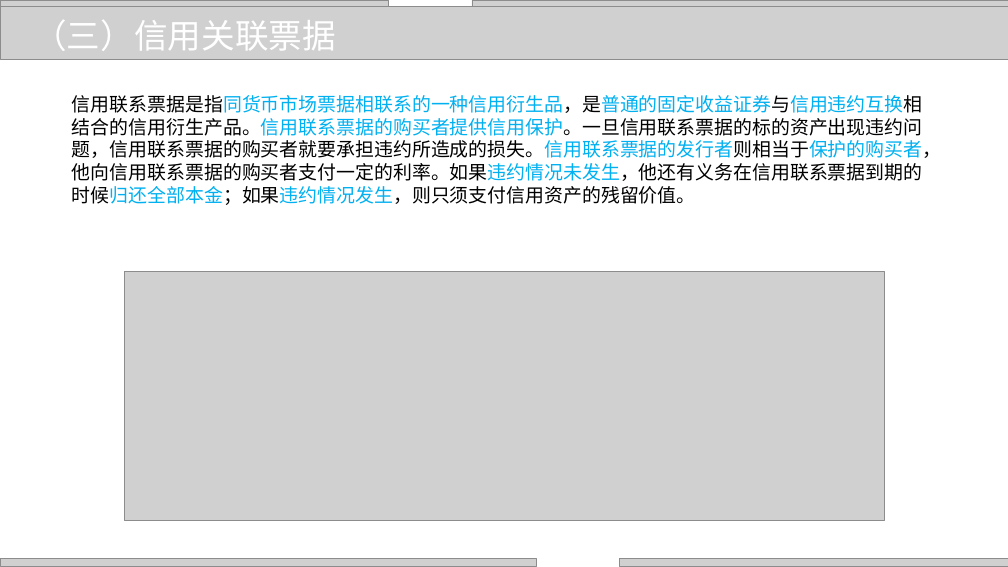
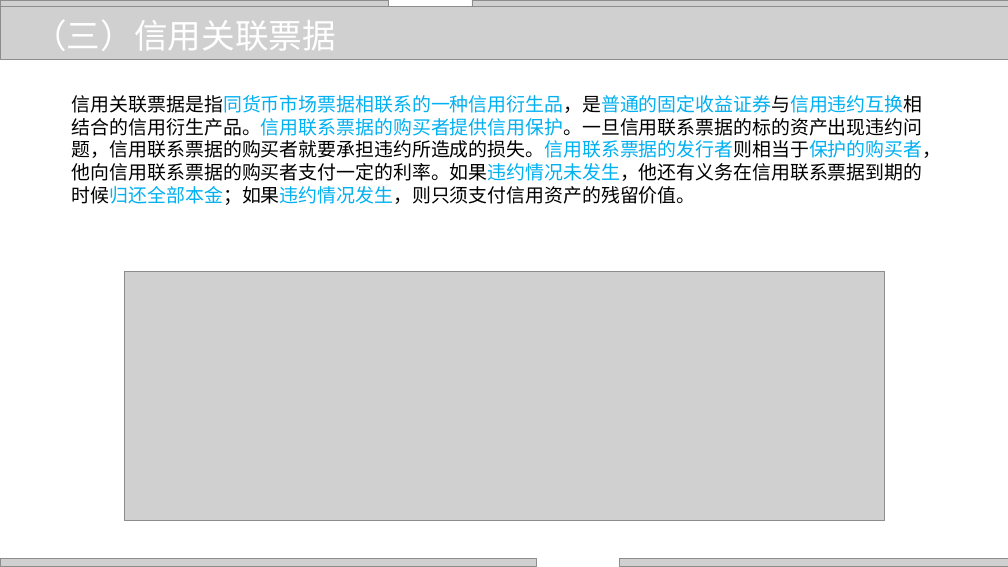
Before and after one commit to zhangjianzhang/internet_credit, a slide deck: slide 26 of files/slides/lecture_19.pptx. Drawn at 1008x567 pixels with LibreOffice and Linux fonts; fonts in the diff are those of the drawing; grey boxes stand for pictures; background and template pictures are left out. Boxes give left, top, right and bottom in pixels: in the first picture for what was removed or moved away, otherwise in the second. Text is boxed around its words. In the diff, an @@ line names an element or a change of style, - is before the commit and + after.

```diff
--- a/files/slides/lecture_19.pptx
+++ b/files/slides/lecture_19.pptx
@@ text at box(72, 95, 941, 205): text changed @@
-信用联系票据是指同货币市场票据相联系的一种信用衍生品，是普通的固定收益证券与信用违约互换相结合的信用衍生产品。信用联系票据的购买者提供信用保护。一旦信用联系票据的标的资产出现违约问题，信用联系票据的购买者就要承担违约所造成的损失。信用联系票据的发行者则相当于保护的购买者，他向信用联系票据的购买者支付一定的利率。如果违约情况未发生，他还有义务在信用联系票据到期的时候归还全部本金；如果违约情况发生，则只须支付信用资产的残留价值。
+信用关联票据是指同货币市场票据相联系的一种信用衍生品，是普通的固定收益证券与信用违约互换相结合的信用衍生产品。信用联系票据的购买者提供信用保护。一旦信用联系票据的标的资产出现违约问题，信用联系票据的购买者就要承担违约所造成的损失。信用联系票据的发行者则相当于保护的购买者，他向信用联系票据的购买者支付一定的利率。如果违约情况未发生，他还有义务在信用联系票据到期的时候归还全部本金；如果违约情况发生，则只须支付信用资产的残留价值。
```
Also in this commit, not shown: 6 other slides changed, 8 other files.
